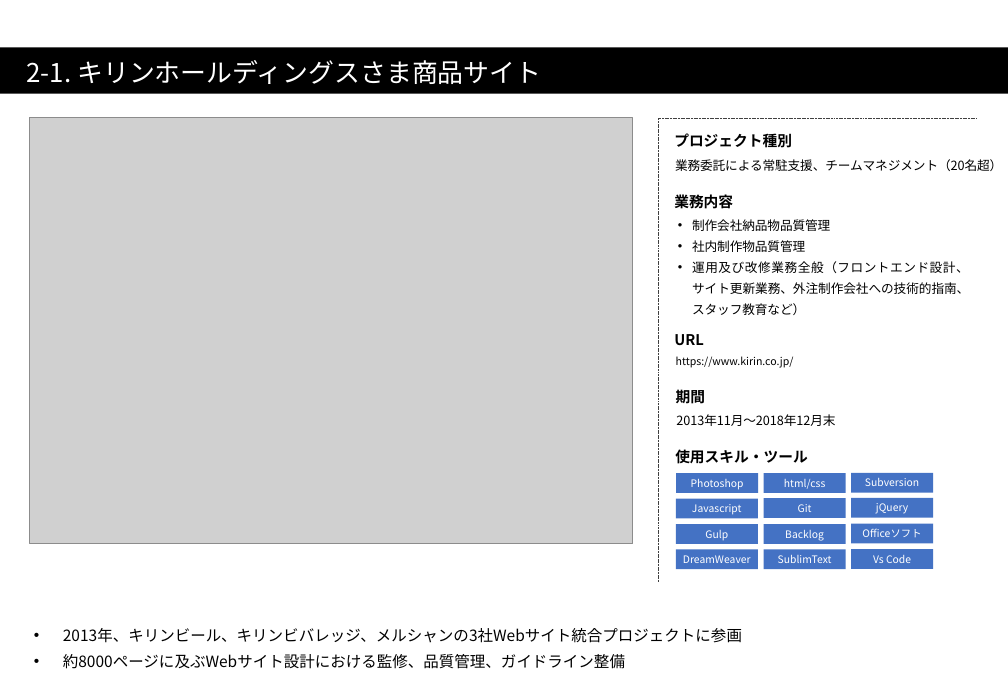
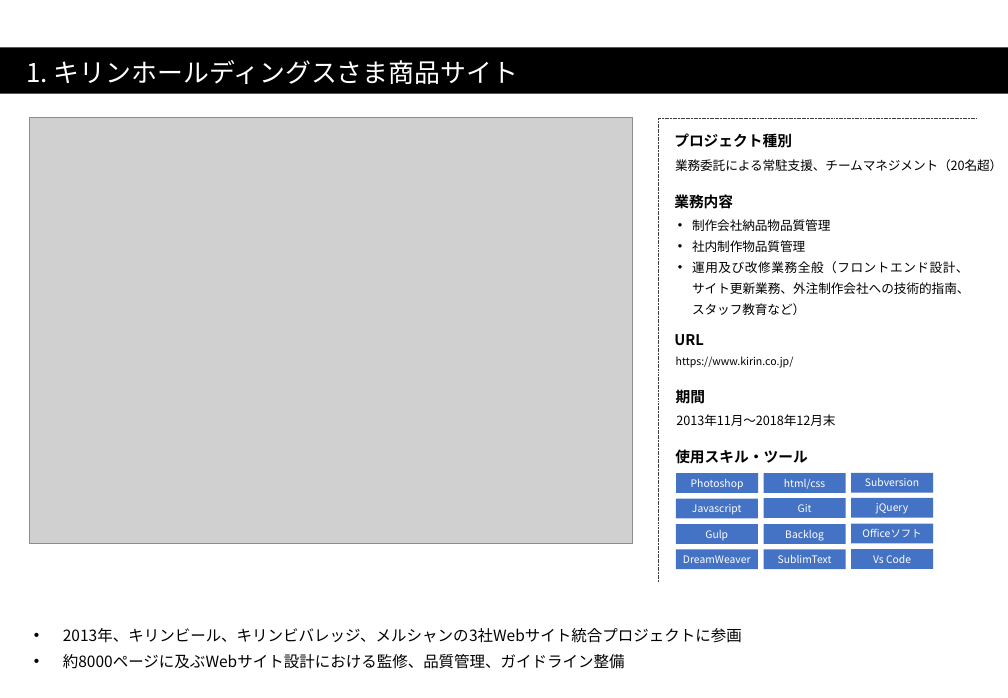
Before and after one commit to anderson0301/portforio, a slide deck: slide 4 of resume/portforio.pptx (slide 9 before the commit). Drawn at 1008x698 pixels with LibreOffice and Linux fonts; fonts in the diff are those of the drawing; grey boxes stand for pictures. Boxes give left, top, right and bottom in pixels: in the first picture for what was removed or moved away, otherwise in the second. Text is boxed around its words. In the diff, an @@ line names an element or a change of style, - is before the commit and + after.

```diff
--- a/resume/portforio.pptx
+++ b/resume/portforio.pptx
@@ text in rectangle at [27, 60, 518, 84]: text changed @@
-2-1. キリンホールディングスさま商品サイト
+1. キリンホールディングスさま商品サイト
```
Also in this commit, not shown: 8 other slides changed, 5 slides removed, 3 other files.
